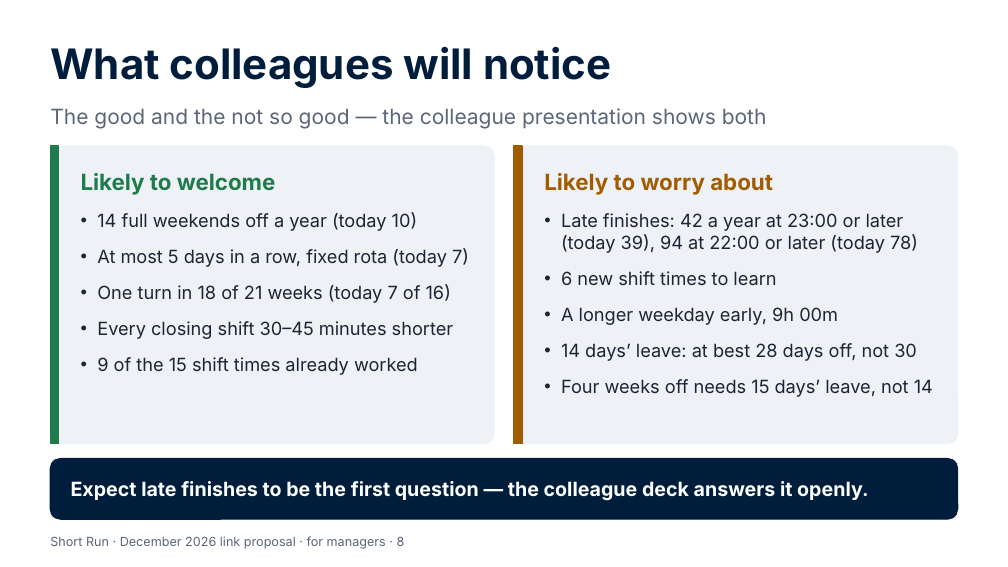
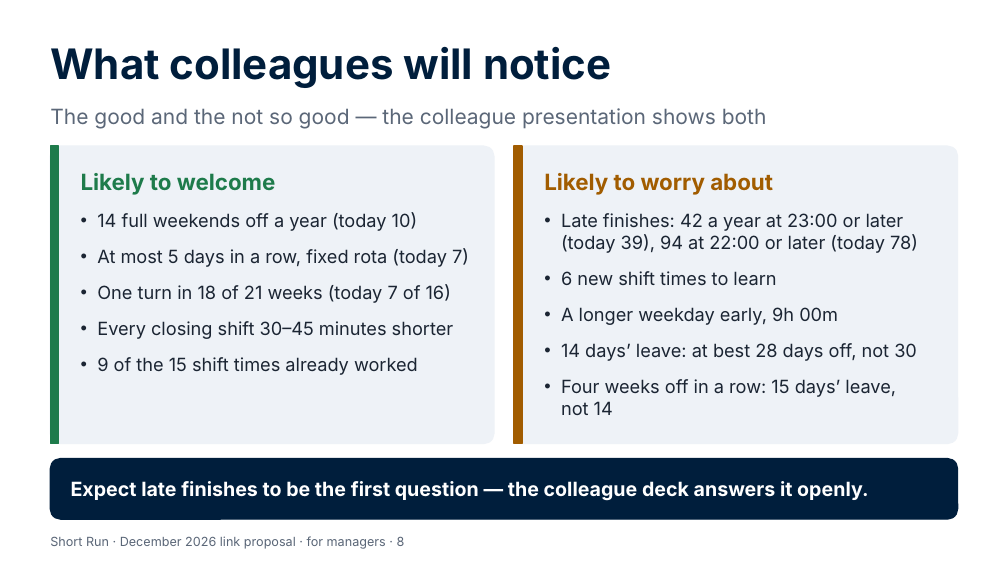
Before and after one commit to Garethdavidmiller/roster-app, a slide deck: slide 8 of docs/links-26/presentations/Short-Run-for-managers.pptx. Drawn at 1008x567 pixels with LibreOffice and Linux fonts; fonts in the diff are those of the drawing. Boxes give left, top, right and bottom in pixels: in the first picture for what was removed or moved away, otherwise in the second. Text is boxed around its words. In the diff, an @@ line names an element or a change of style, - is before the commit and + after.

```diff
--- a/docs/links-26/presentations/Short-Run-for-managers.pptx
+++ b/docs/links-26/presentations/Short-Run-for-managers.pptx
@@ text at (561,379,896,415): text changed @@
-• Four weeks off needs 15 days’ leave, not 14
+• Four weeks off in a row: 15 days’ leave, not 14
```
Also in this commit, not shown: 16 other files.
